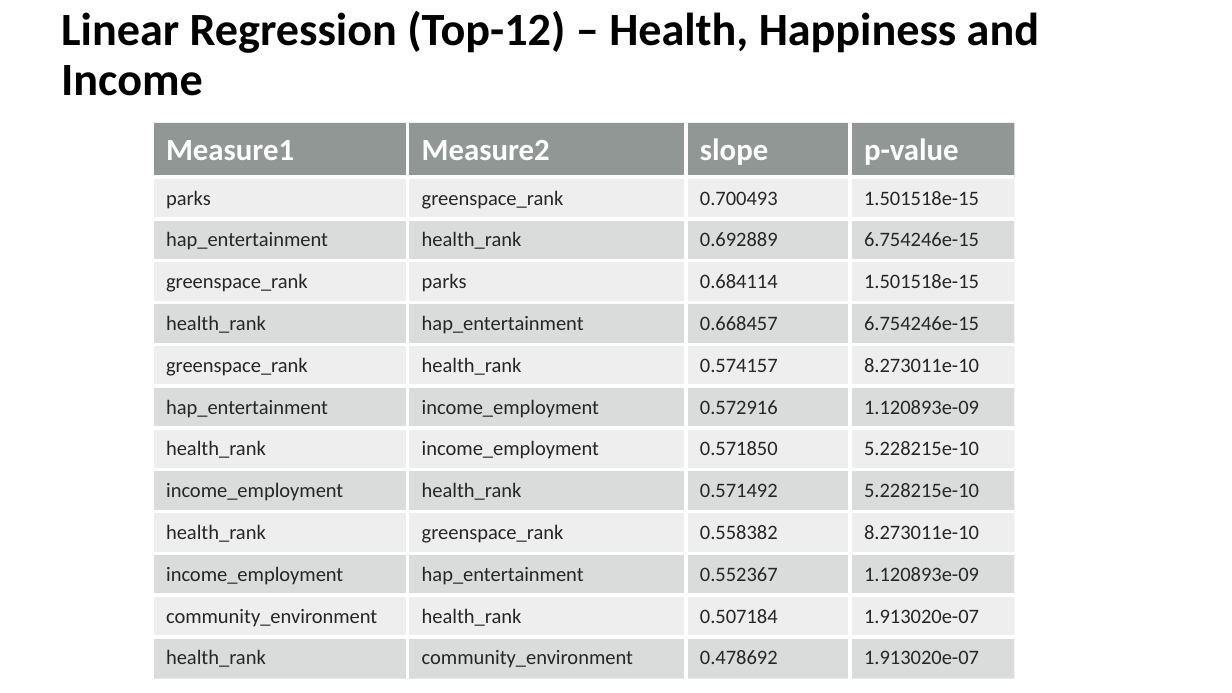
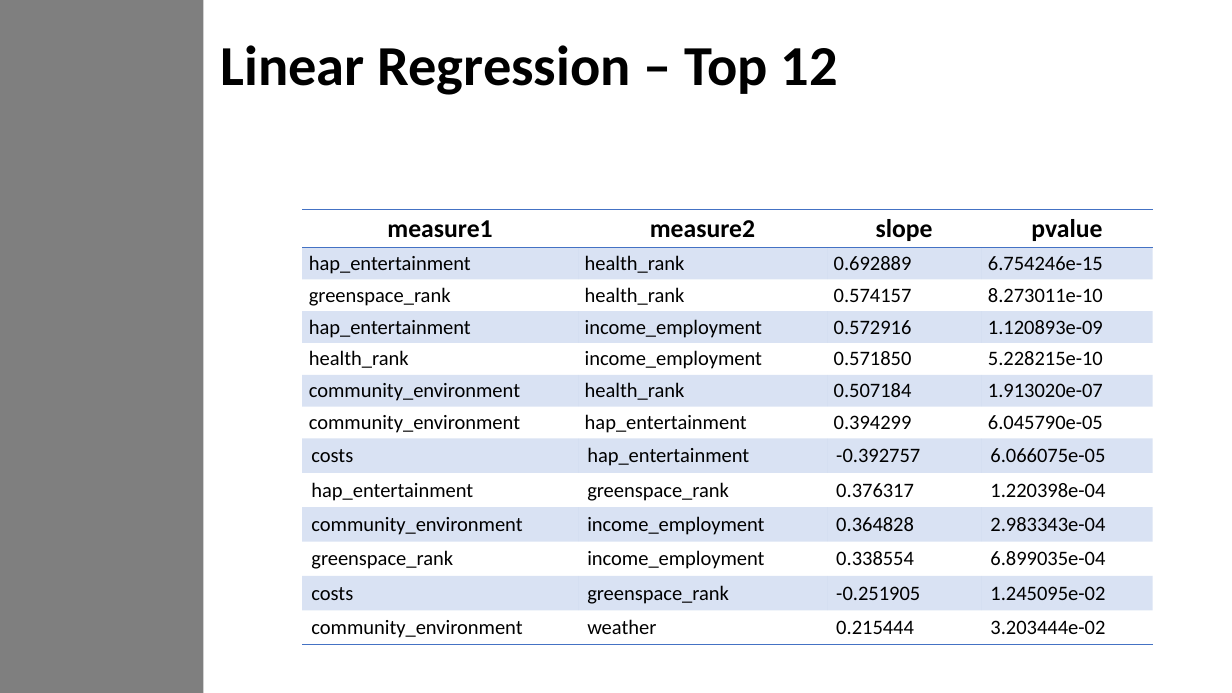
Before and after one commit to jamiedeguz/weatherornot, a slide deck: slide 7 of Presentation.pptx. Drawn at 1232x693 pixels with LibreOffice and Linux fonts; fonts in the diff are those of the drawing. Boxes give left, top, right and bottom in pixels: in the first picture for what was removed or moved away, otherwise in the second. Text is boxed around its words. In the diff, an @@ line names an element or a change of style, - is before the commit and + after.

Commit message:
Linear Regression v2

```diff
--- a/Presentation.pptx
+++ b/Presentation.pptx
@@ rectangle added at [0,0,203,693], fill #7F7F7F @@
@@ title at [220,45,838,95]: text changed; size 36 to 44 pt @@
-Linear Regression (Top-12) – Health, Happiness and Income
+Linear Regression – Top 12
@@ table at [302,209,1153,642] @@
-row 1: Measure1 | Measure2 | slope | p-value
-row 2: parks | greenspace_rank | 0.700493 | 1.501518e-15
+row 1: measure1 | measure2 | slope | pvalue
-row 4: greenspace_rank | parks | 0.684114 | 1.501518e-15
-row 5: health_rank | hap_entertainment | 0.668457 | 6.754246e-15
-row 9: income_employment | health_rank | 0.571492 | 5.228215e-10
-row 10: health_rank | greenspace_rank | 0.558382 | 8.273011e-10
-row 11: income_employment | hap_entertainment | 0.552367 | 1.120893e-09
-row 13: health_rank | community_environment | 0.478692 | 1.913020e-07
+row 7: community_environment | hap_entertainment | 0.394299 | 6.045790e-05
+row 8: costs | hap_entertainment | -0.392757 | 6.066075e-05
+row 9: hap_entertainment | greenspace_rank | 0.376317 | 1.220398e-04
+row 10: community_environment | income_employment | 0.364828 | 2.983343e-04
+row 11: greenspace_rank | income_employment | 0.338554 | 6.899035e-04
+row 12: costs | greenspace_rank | -0.251905 | 1.245095e-02
+row 13: community_environment | weather | 0.215444 | 3.203444e-02
@@ fill #636B68 at 70% opacity to none in row 1 @@
@@ fill #878E8B at 15% opacity to #4472C4 at 20% opacity in 24 cells @@
@@ fill #878E8B at 30% opacity to none in 24 cells @@
@@ size 24 to 20 pt, text colour #FFFFFF to #000000 in "slope" @@
@@ text colour #262626 to #000000 in "health_rank", "health_rank", "health_rank" @@
@@ alignment left to centre @@
@@ borders changed @@
@@ table: place and size @@
-table at [152,123,1016,673]
+table at [302,209,1153,642]
```
